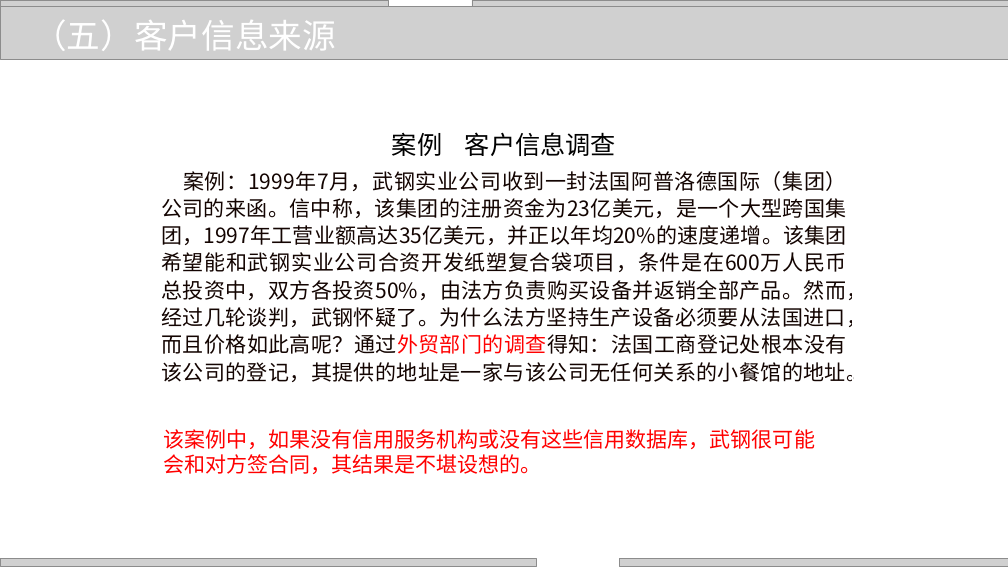
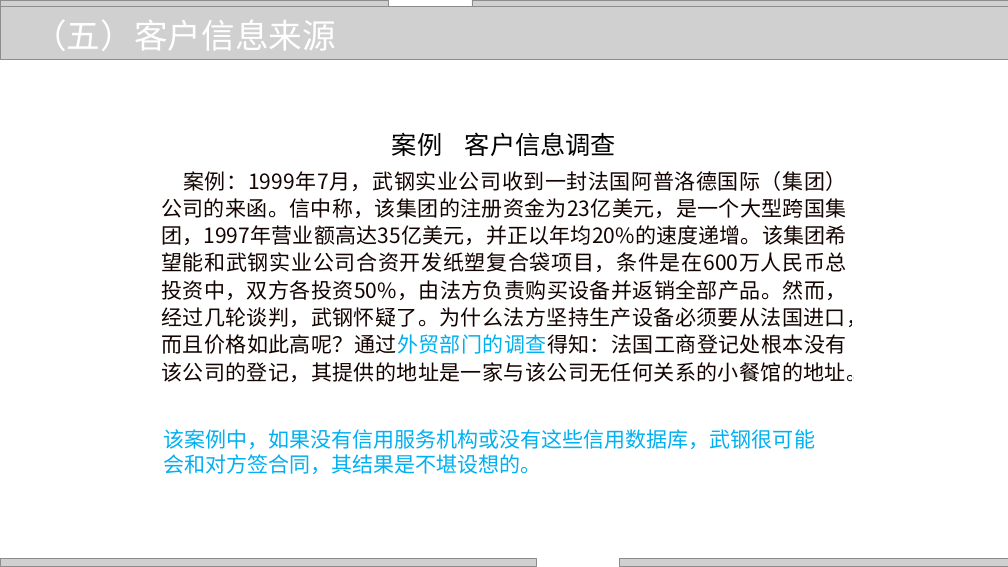
Before and after one commit to zhangjianzhang/internet_credit, a slide deck: slide 16 of files/slides/lecture_9.pptx. Drawn at 1008x567 pixels with LibreOffice and Linux fonts; fonts in the diff are those of the drawing; grey boxes stand for pictures; background and template pictures are left out. Boxes give left, top, right and bottom in pixels: in the first picture for what was removed or moved away, otherwise in the second. Text is boxed around its words. In the diff, an @@ line names an element or a change of style, - is before the commit and + after.

```diff
--- a/files/slides/lecture_9.pptx
+++ b/files/slides/lecture_9.pptx
@@ table at [156, 107, 853, 512] @@
-row 1, column 1: 案例 客户信息调查 / 案例：1999年7月，武钢实业公司收到一封法国阿普洛德国际（集团）公司的来函。信中称，该集团的注册资金为23亿美元，是一个大型跨国集团，1997年工营业额高达35亿美元，并正以年均20%的速度递增。该集团希望能和武钢实业公司合资开发纸塑复合袋项目，条件是在600万人民币总投资中，双方各投资50%，由法方负责购买设备并返销全部产品。然而，经过几轮谈判，武钢怀疑了。为什么法方坚持生产设备必须要从法国进口，而且价格如此高呢？通过外贸部门的调查得知：法国工商登记处根本没有该公司的登记，其提供的地址是一家与该公司无任何关系的小餐馆的地址。
+row 1, column 1: 案例 客户信息调查 / 案例：1999年7月，武钢实业公司收到一封法国阿普洛德国际（集团）公司的来函。信中称，该集团的注册资金为23亿美元，是一个大型跨国集团，1997年营业额高达35亿美元，并正以年均20%的速度递增。该集团希望能和武钢实业公司合资开发纸塑复合袋项目，条件是在600万人民币总投资中，双方各投资50%，由法方负责购买设备并返销全部产品。然而，经过几轮谈判，武钢怀疑了。为什么法方坚持生产设备必须要从法国进口，而且价格如此高呢？通过外贸部门的调查得知：法国工商登记处根本没有该公司的登记，其提供的地址是一家与该公司无任何关系的小餐馆的地址。
@@ text "该案例中，如果没有信用服务机构或没有这些信用数据库，武钢很可能会和对方签合同，其结果是不堪设想的。" at [163, 429, 815, 474]: text colour #FF0000 to #00B0F0 @@
```
Also in this commit, not shown: 37 other slides changed, 1 slide removed, 4 other files.
